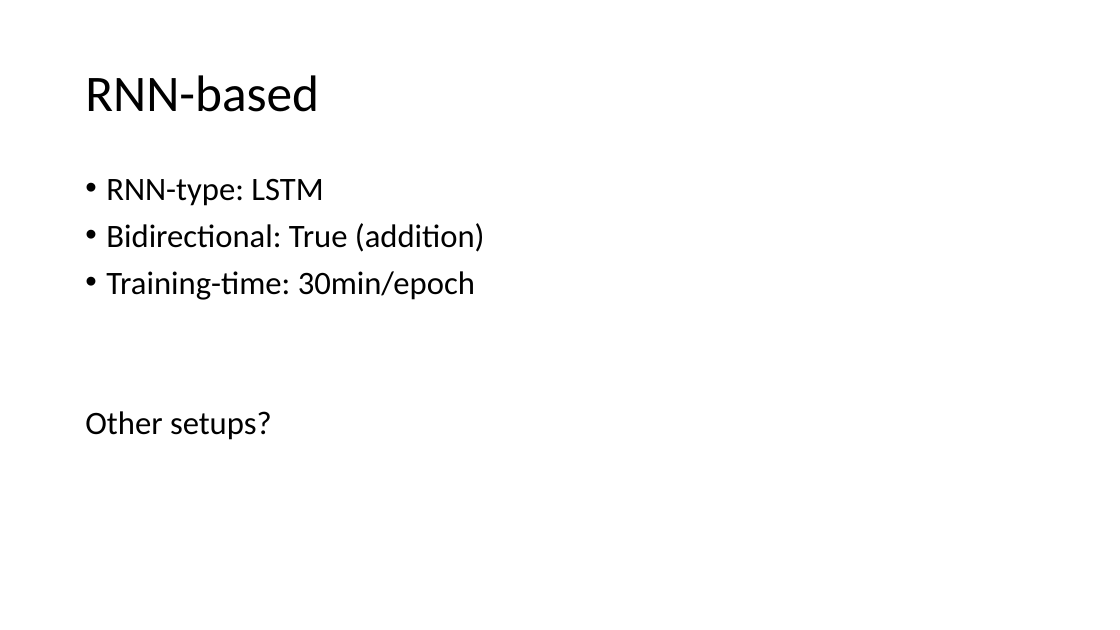
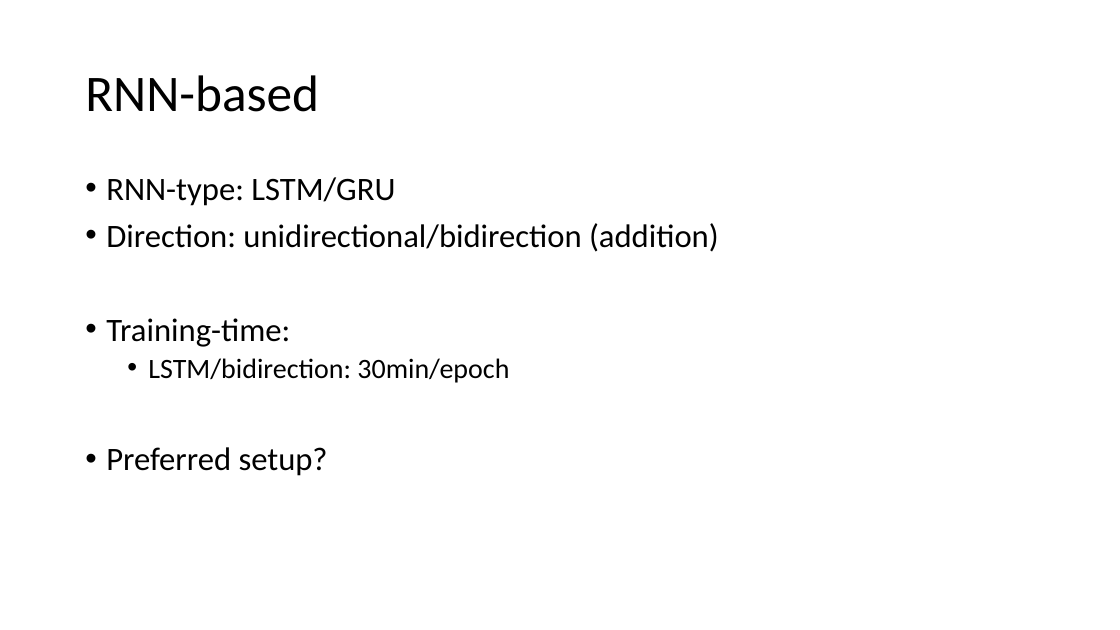
Before and after one commit to AndreOskarAndersen/master_thesis, a slide deck: slide 4 of other/meetings/28_3_23.pptx. Drawn at 1120x630 pixels with LibreOffice and Linux fonts; fonts in the diff are those of the drawing. Boxes give left, top, right and bottom in pixels: in the first picture for what was removed or moved away, otherwise in the second. Text is boxed around its words. In the diff, an @@ line names an element or a change of style, - is before the commit and + after.

```diff
--- a/other/meetings/28_3_23.pptx
+++ b/other/meetings/28_3_23.pptx
@@ text at (106, 177, 719, 476): text changed @@
-• RNN-type: LSTM
-• Bidirectional: True (addition)
-• Training-time: 30min/epoch
-Other setups?
+• RNN-type: LSTM/GRU
+• Direction: unidirectional/bidirection (addition)
+• Training-time:
+  • LSTM/bidirection: 30min/epoch
+• Preferred setup?
```
Also in this commit, not shown: 3 other slides changed, 6 other files.
